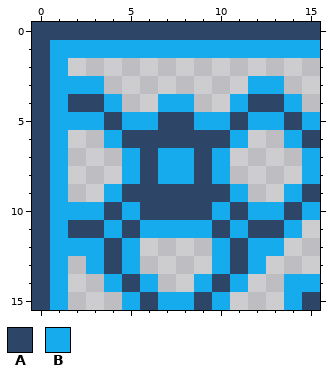
Pixel-art file: Assets/Assets/Hazards/Tiles/SafeTile/SafeTileConnector.aseprite. This is how it looked before the edit.
16x16 pixels, 1 frame.
Palette (. is transparent): A #2d4667  B #15abed
Pixels before, first column x 0:
 0 AAAAAAAAAAAAAAAA
 1 ABBBBBBBBBBBBBBB
 2 AB..............
 3 ABBB........BB..
 4 ABAAB..BB..BAAB.
 5 ABBBABBAABBABBAB
 6 AB..BAAAAAAB..BA
 7 AB...BABBAB....B
 8 AB...BABBAB....B
 9 AB..BAAAAAAB..BA
10 ABBBABAAAABABBAB
11 ABAABABBBBABAAB.
12 ABBBAB....BABB..
13 AB.BAB....BAB...
14 AB..BAB..BAB..BB
15 AB...BABBAB...BA
Now the later version:
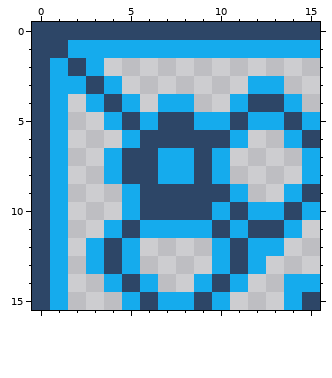
Edits made:
The edit adds colour A in row 2 at x 2.
Colour B gives way to colour A in row 1 at x 1; in row 3 at x 3; in row 4 at x 4; in row 5 at x 5; in rows 7 to 8 at x 5.
The edit adds colour B in row 2 at x 3; in row 3 at x 4; in row 4 at x 5; in rows 7 to 8 at x 4.
Colour A gives way to colour B in row 4 at x 3; in row 5 at x 4; in row 6 at x 5; in row 9 at x 5.
Colour A is removed in row 4 at x 2; in row 10 at x 4; in row 11 at x 2 to 3.
Colour B is removed in row 5 at x 2 to 3; in row 6 at x 4; in row 9 at x 4; in row 10 at x 2 to 3; in row 12 at x 2.
Changed places in both pictures, as pixel boxes (x1, y1, x2, y2):
changed: (50, 40, 140, 256)
